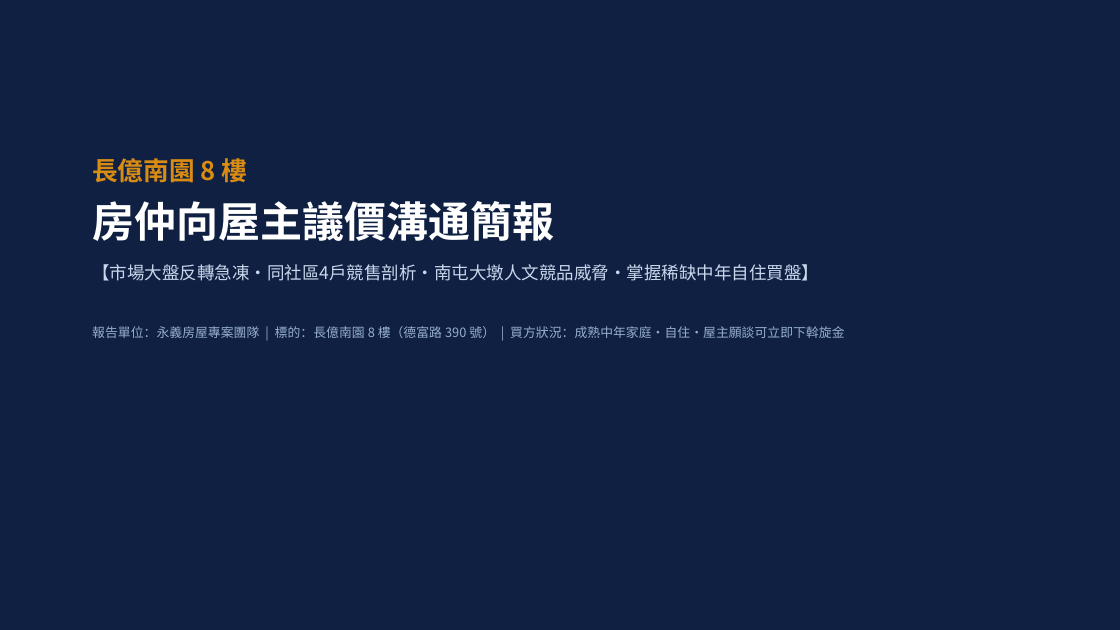
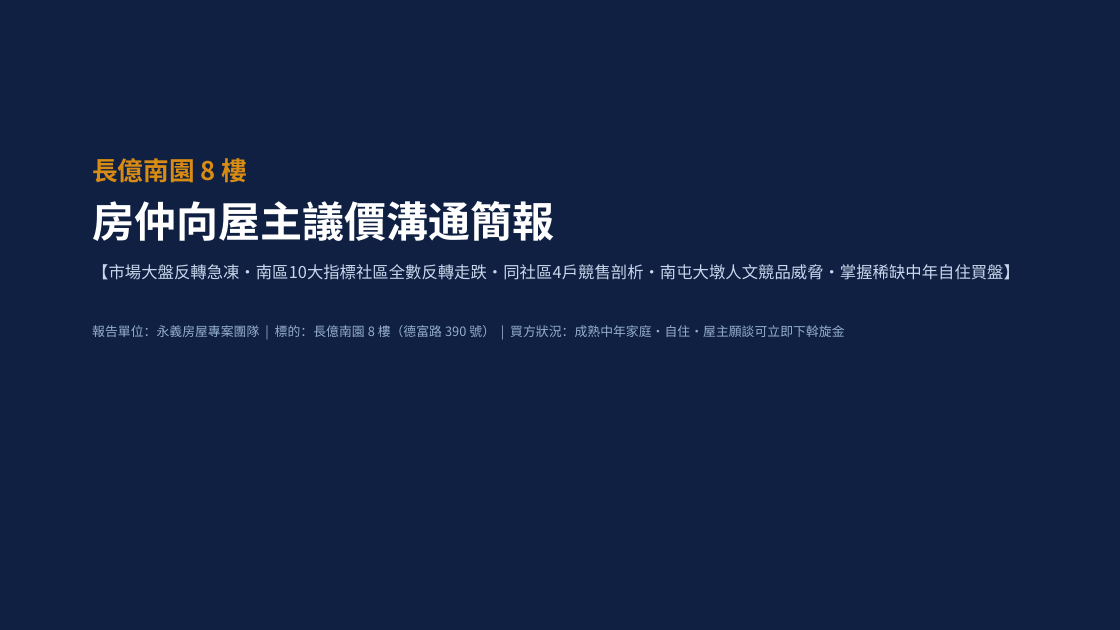
Before and after one commit to derekhcw168/taichung-house-hunting, a slide deck: slide 1 of 長億南園8樓/長億南園8樓_房仲向屋主議價溝通簡報.pptx. Drawn at 1120x630 pixels with LibreOffice and Linux fonts; fonts in the diff are those of the drawing. Boxes give left, top, right and bottom in pixels: in the first picture for what was removed or moved away, otherwise in the second. Text is boxed around its words. In the diff, an @@ line names an element or a change of style, - is before the commit and + after.

Commit message:
納入南區10大類似老牌指標社區實價登錄折線走勢圖與深度剖析至簡報(18頁)與Word溝通文件

```diff
--- a/長億南園8樓/長億南園8樓_房仲向屋主議價溝通簡報.pptx
+++ b/長億南園8樓/長億南園8樓_房仲向屋主議價溝通簡報.pptx
@@ text at bbox=[92, 264, 1020, 280]: text changed; size 15 to 14 pt @@
-【市場大盤反轉急凍・同社區4戶競售剖析・南屯大墩人文競品威脅・掌握稀缺中年自住買盤】
+【市場大盤反轉急凍・南區10大指標社區全數反轉走跌・同社區4戶競售剖析・南屯大墩人文競品威脅・掌握稀缺中年自住買盤】
```
Also in this commit, not shown: 4 slides added, 8 other files.
